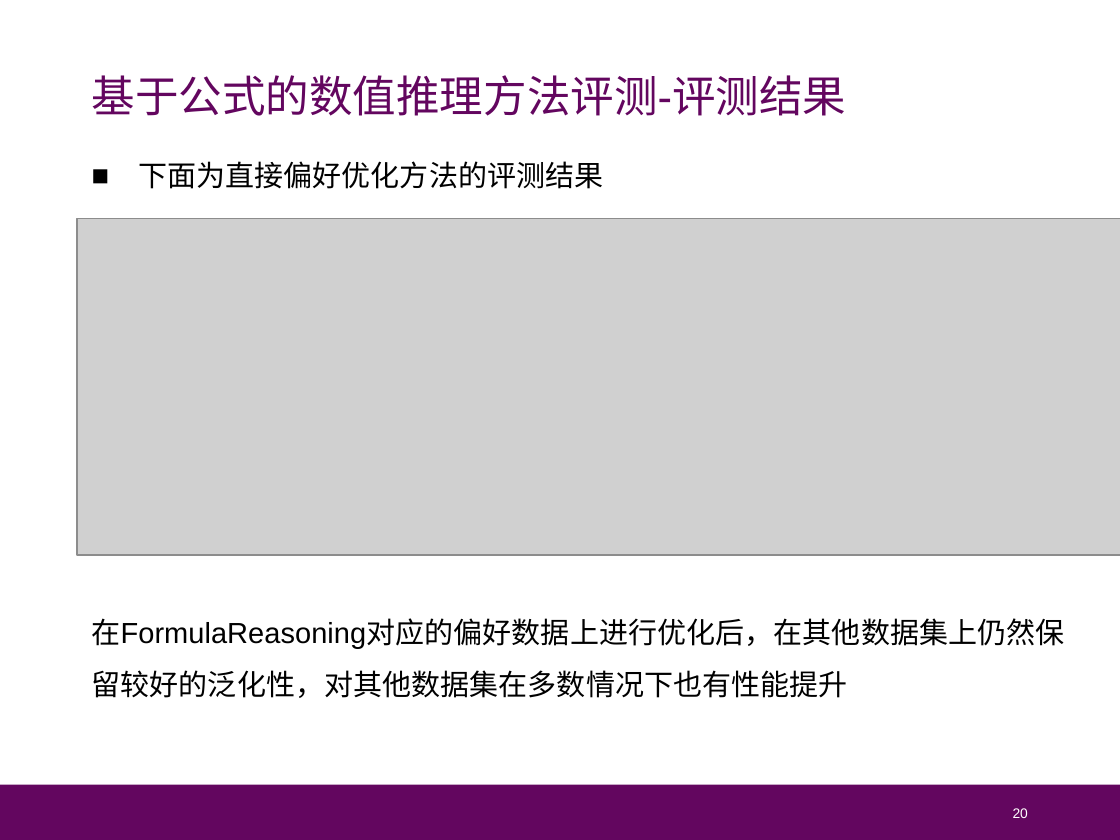
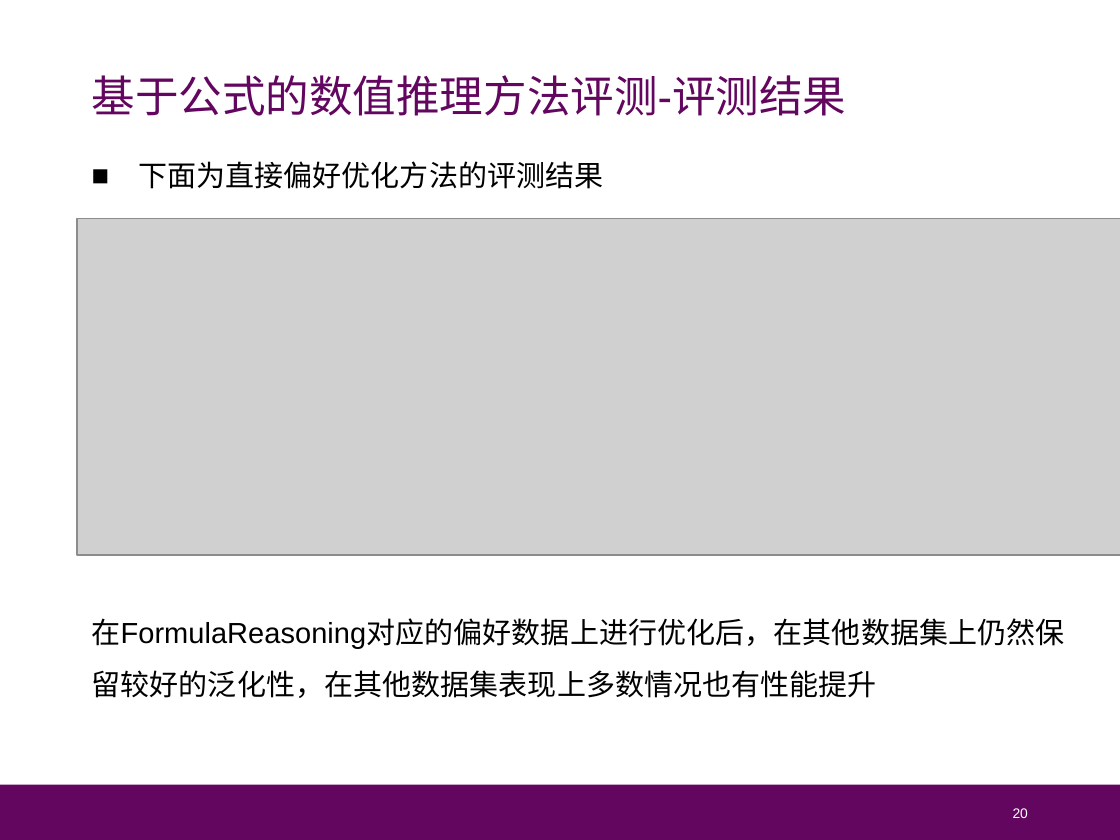
Before and after one commit to Cat-Overflow/NJU_thesis, a slide deck: slide 20 of 毕业答辩/论文答辩_朱博林.pptx. Drawn at 1120x840 pixels with LibreOffice and Linux fonts; fonts in the diff are those of the drawing; grey boxes stand for pictures. Boxes give left, top, right and bottom in pixels: in the first picture for what was removed or moved away, otherwise in the second. Text is boxed around its words. In the diff, an @@ line names an element or a change of style, - is before the commit and + after.

```diff
--- a/毕业答辩/论文答辩_朱博林.pptx
+++ b/毕业答辩/论文答辩_朱博林.pptx
@@ text at [92,618,1065,698]: text changed @@
-在FormulaReasoning对应的偏好数据上进行优化后，在其他数据集上仍然保留较好的泛化性，对其他数据集在多数情况下也有性能提升
+在FormulaReasoning对应的偏好数据上进行优化后，在其他数据集上仍然保留较好的泛化性，在其他数据集表现上多数情况也有性能提升
```
Also in this commit, not shown: 6 other slides changed.
